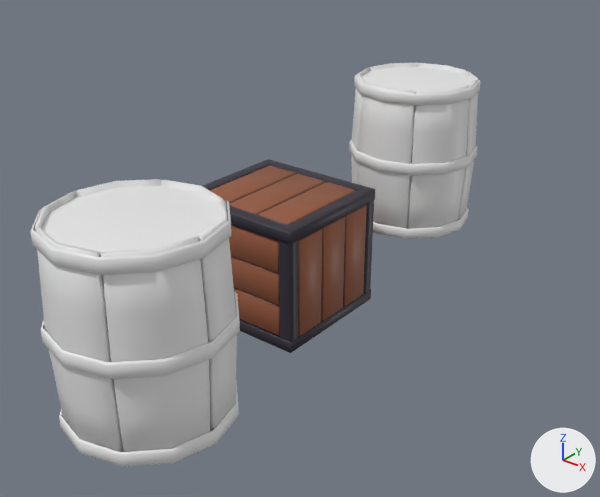
The FBX model ggj-2023/Assets/Models/Env/barrel-crate.fbx as it was, and as the next commit left it.
The view is the same before and after, from a 50 mm lens placed at (3.93, -4.63, 2.95), pointed at (0.19, 0.04, 0.06). The lights are fixed; the arrows at lower right show +X, +Y and +Z. Where no turn or scale is listed for an object, it has been applied to the vertices.

Before the edit, the objects in view are built like this:
```python
me_circle = bpy.data.meshes.new('Circle')
me_circle.from_pydata(...)  # 878 vertices, 792 faces; spans x -0.546..0.546, y -0.546..0.546, z -0.629..0.634
me_circle.materials.append(mat_material_001)  # white #e7e7e7
me_circle_001 = bpy.data.meshes.new('Circle.001')
me_circle_001.from_pydata(...)  # 878 vertices, 792 faces; spans x -0.546..0.546, y -0.546..0.546, z -0.629..0.634
me_circle_001.materials.append(mat_material_002)  # white #e7e7e7
me_cube_001 = bpy.data.meshes.new('Cube.001')
me_cube_001.from_pydata(...)  # 552 vertices, 466 faces; spans x -0.561..0.561, y -0.537..0.537, z -0.501..0.501
me_cube_001.materials.append(mat_material_003)  # picture img_palette_main_png
ob_env_barrel_1 = bpy.data.objects.new('env-barrel-1', me_circle)
ob_env_barrel_1.location = (0.416, 1.312, 0.595)
ob_env_barrel_2 = bpy.data.objects.new('env-barrel-2', me_circle_001)
ob_env_barrel_2.location = (0.759, -2.061, 0.595)
ob_env_crate_1 = bpy.data.objects.new('env-crate-1', me_cube_001)
ob_env_crate_1.location = (0.0, 0.0, 0.0)
```
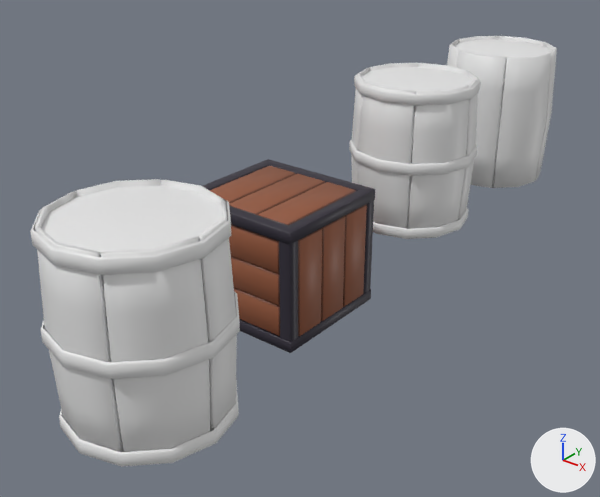
The change, as a list of edits to the scene's bpy script:
```text
Add me_circle_003:
    me_circle_003.from_pydata(...)  # 74 vertices, 84 faces; spans x -0.476..0.476, y -0.476..0.476, z 0.588..0.627
    me_circle_003.materials.append(mat_material_001)  # white #e7e7e7
Add me_circle_006:
    me_circle_006.from_pydata(...)  # 50 vertices, 48 faces; spans x 0.238..0.524, y 0.0..0.445, z -0.629..0.634
    me_circle_006.materials.append(mat_material_001)  # white #e7e7e7
Add me_circle_007:
    me_circle_007.from_pydata(...)  # 50 vertices, 48 faces; spans x 0.238..0.524, y -0.445..0.0, z -0.629..0.634
    me_circle_007.materials.append(mat_material_001)  # white #e7e7e7
Add me_circle_002:
    me_circle_002.from_pydata(...)  # 50 vertices, 48 faces; spans x -0.253..0.253, y 0.412..0.532, z -0.629..0.634
    me_circle_002.materials.append(mat_material_001)  # white #e7e7e7
Add me_circle_008:
    me_circle_008.from_pydata(...)  # 50 vertices, 48 faces; spans x -0.253..0.253, y -0.532..-0.412, z -0.629..0.634
    me_circle_008.materials.append(mat_material_001)  # white #e7e7e7
Add me_circle_010:
    me_circle_010.from_pydata(...)  # 50 vertices, 48 faces; spans x -0.524..-0.238, y 0.0..0.445, z -0.629..0.634
    me_circle_010.materials.append(mat_material_001)  # white #e7e7e7
Add me_circle_009:
    me_circle_009.from_pydata(...)  # 50 vertices, 48 faces; spans x -0.524..-0.238, y -0.445..0.0, z -0.629..0.634
    me_circle_009.materials.append(mat_material_001)  # white #e7e7e7
Add ob_env_barrel_1_pieces_001:
    ob_env_barrel_1_pieces_001 = bpy.data.objects.new('env-barrel-1-pieces.001', me_circle_003)
    ob_env_barrel_1_pieces_001.location = (0.45, 2.811, 0.595)
Add ob_env_barrel_1_pieces_004:
    ob_env_barrel_1_pieces_004 = bpy.data.objects.new('env-barrel-1-pieces.004', me_circle_006)
    ob_env_barrel_1_pieces_004.location = (0.45, 2.811, 0.595)
Add ob_env_barrel_1_pieces_005:
    ob_env_barrel_1_pieces_005 = bpy.data.objects.new('env-barrel-1-pieces.005', me_circle_007)
    ob_env_barrel_1_pieces_005.location = (0.45, 2.811, 0.595)
Add ob_env_barrel_1_pieces:
    ob_env_barrel_1_pieces = bpy.data.objects.new('env-barrel-1-pieces', me_circle_002)
    ob_env_barrel_1_pieces.location = (0.45, 2.811, 0.595)
Add ob_env_barrel_1_pieces_006:
    ob_env_barrel_1_pieces_006 = bpy.data.objects.new('env-barrel-1-pieces.006', me_circle_008)
    ob_env_barrel_1_pieces_006.location = (0.45, 2.811, 0.595)
Add ob_env_barrel_1_pieces_008:
    ob_env_barrel_1_pieces_008 = bpy.data.objects.new('env-barrel-1-pieces.008', me_circle_010)
    ob_env_barrel_1_pieces_008.location = (0.45, 2.811, 0.595)
Add ob_env_barrel_1_pieces_007:
    ob_env_barrel_1_pieces_007 = bpy.data.objects.new('env-barrel-1-pieces.007', me_circle_009)
    ob_env_barrel_1_pieces_007.location = (0.45, 2.811, 0.595)
```

What differs and where, as boxes [x1, y1, x2, y2] in the pictures (600 x 497 px):
'env-barrel-1-pieces.005', added
    after: [492, 53, 551, 188]
'env-barrel-1-pieces.006', added
    after: [457, 50, 506, 188]
'env-barrel-1-pieces.001', added
    after: [455, 39, 552, 57]
'env-barrel-1-pieces.004', added
    after: [535, 42, 557, 181]
'env-barrel-1-pieces.007', added
    after: [447, 39, 459, 68]
'env-barrel-1-pieces', added
    after: [499, 36, 545, 46]
'env-barrel-1-pieces.008', added
    after: [458, 36, 500, 43]
